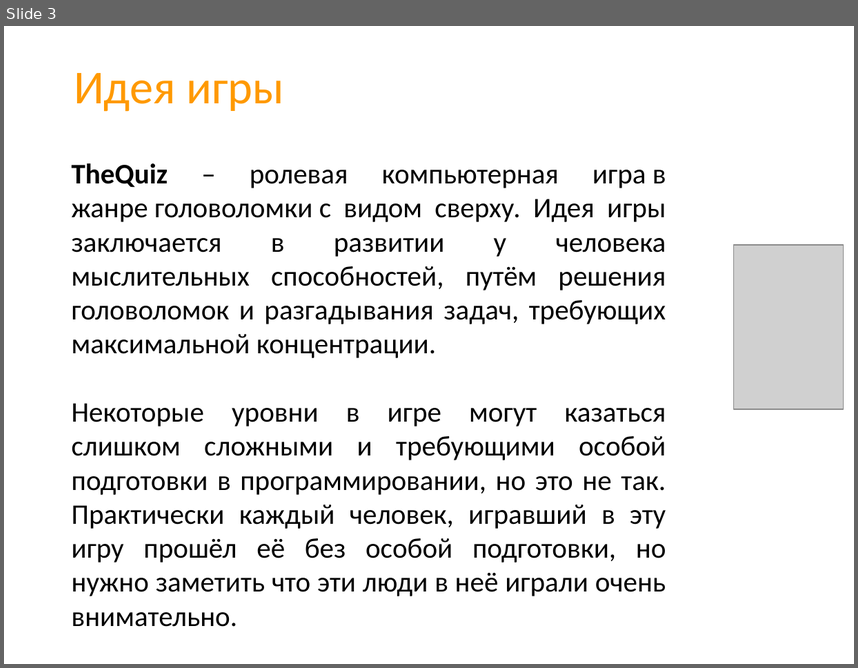
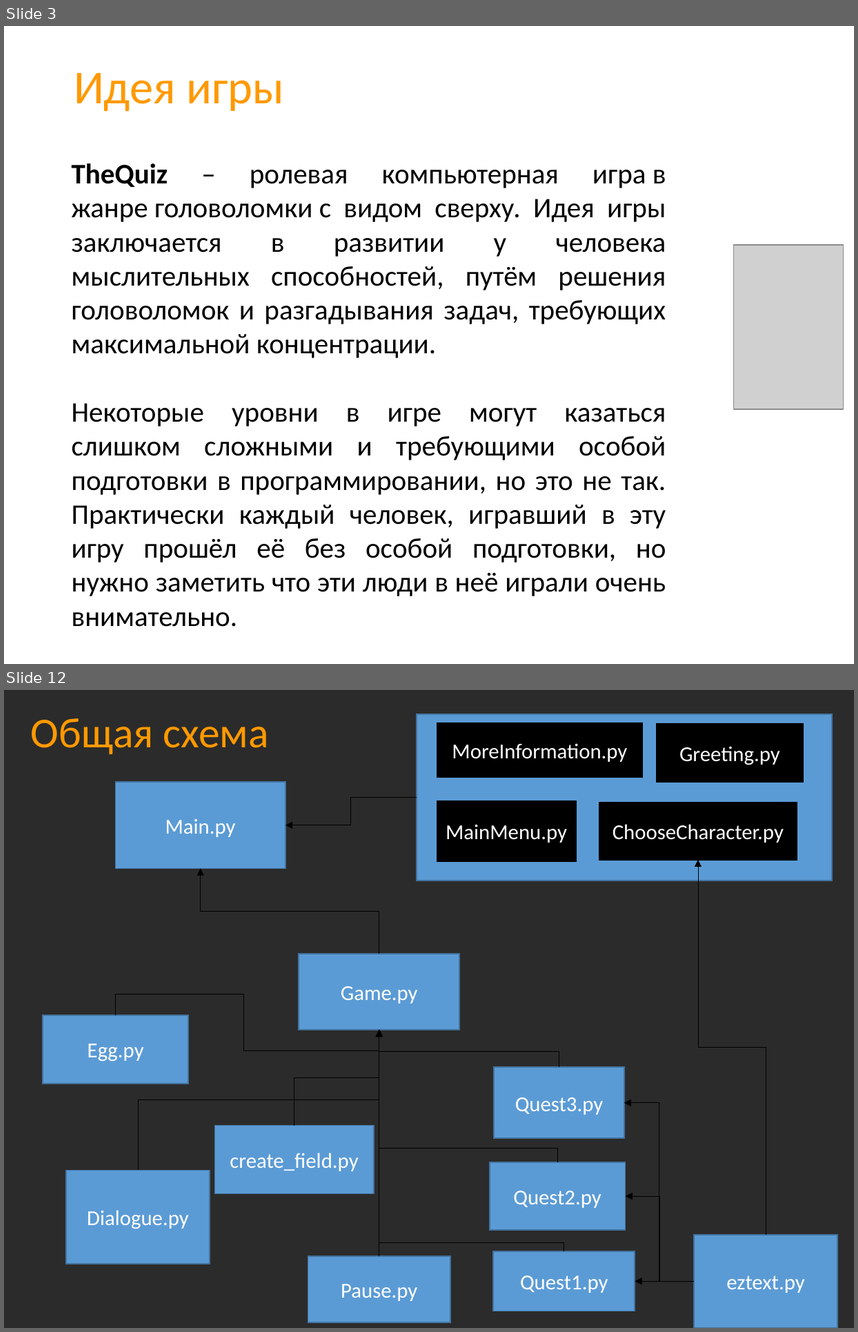
Before and after one commit to CicadaInc/thequiz, a slide deck: presentation.pptx. Shown one above the other, each under a label of ours: slide 3 before the commit, slides 3 and 12 after it; the slides between them are not shown. The pictures are 858x668 and 858x1332 pixels, drawn with LibreOffice and Linux fonts; fonts in the diff are those of the drawing; grey boxes stand for pictures; background and template pictures are left out; a plain dark background stands for a picture behind light text. Boxes give left, top, right and bottom in pixels: in the first picture for what was removed or moved away, otherwise in the second. Text is boxed around its words. In the diff, an @@ line names an element or a change of style, - is before the commit and + after.

```diff
--- a/presentation.pptx
+++ b/presentation.pptx
@@ slide 12 added at [4, 690, 854, 1328], background picture (left out) @@
@@ text added at [31, 718, 269, 754], 36 pt, text #FF9900 @@
+Общая схема
@@ rectangle added at [417, 715, 832, 881], fill #5B9BD5, outline #43739E 1 pt @@
@@ rectangle added at [437, 723, 642, 777], fill #000000, outline #000000 1 pt, 18 pt, text #FFFFFF @@
+MoreInformation.py
@@ rectangle added at [657, 724, 803, 782], fill #000000, outline #000000 1 pt, 18 pt, text #FFFFFF @@
+Greeting.py
@@ rectangle added at [115, 782, 286, 869], fill #5B9BD5, outline #43739E 1 pt, 18 pt, text #FFFFFF @@
+Main.py
@@ elbow arrow added from (417, 797) to (286, 825), #000000 0.5 pt @@
@@ rectangle added at [437, 800, 575, 861], fill #000000, outline #000000 1 pt, 18 pt, text #FFFFFF @@
+MainMenu.py
@@ rectangle added at [599, 802, 797, 859], fill #000000, outline #000000 1 pt, 18 pt, text #FFFFFF @@
+ChooseCharacter.py
@@ elbow arrow added from (379, 954) to (201, 869), #000000 0.5 pt @@
@@ elbow arrow added from (766, 1234) to (699, 860), #000000 0.5 pt @@
@@ rectangle added at [299, 954, 459, 1029], fill #5B9BD5, outline #43739E 1 pt, 18 pt, text #FFFFFF @@
+Game.py
@@ elbow arrow added from (115, 1016) to (379, 1029), #000000 0.5 pt @@
@@ rectangle added at [43, 1016, 188, 1083], fill #5B9BD5, outline #43739E 1 pt, 18 pt, text #FFFFFF @@
+Egg.py
@@ elbow arrow added from (137, 1170) to (379, 1029), #000000 0.5 pt @@
@@ elbow arrow added from (294, 1125) to (379, 1029), #000000 0.5 pt @@
@@ elbow arrow added from (559, 1067) to (379, 1029), #000000 0.5 pt @@
@@ elbow arrow added from (379, 1255) to (379, 1029), #000000 0.5 pt @@
@@ elbow arrow added from (564, 1251) to (379, 1029), #000000 0.5 pt @@
@@ elbow arrow added from (557, 1162) to (379, 1029), #000000 0.5 pt @@
@@ rectangle added at [495, 1067, 624, 1138], fill #5B9BD5, outline #43739E 1 pt, 18 pt, text #FFFFFF @@
+Quest3.py
@@ elbow arrow added from (694, 1281) to (624, 1103), #000000 0.5 pt @@
@@ rectangle added at [215, 1125, 374, 1193], fill #5B9BD5, outline #43739E 1 pt, 18 pt, text #FFFFFF @@
+create_field.py
@@ rectangle added at [489, 1162, 626, 1229], fill #5B9BD5, outline #43739E 1 pt, 18 pt, text #FFFFFF @@
+Quest2.py
@@ rectangle added at [66, 1170, 210, 1264], fill #5B9BD5, outline #43739E 1 pt, 18 pt, text #FFFFFF @@
+Dialogue.py
@@ elbow arrow added from (694, 1281) to (626, 1196), #000000 0.5 pt @@
@@ rectangle added at [694, 1234, 838, 1328], fill #5B9BD5, outline #43739E 1 pt, 18 pt, text #FFFFFF @@
+eztext.py
@@ rectangle added at [308, 1255, 450, 1321], fill #5B9BD5, outline #43739E 1 pt, 18 pt, text #FFFFFF @@
+Pause.py
@@ rectangle added at [494, 1251, 635, 1310], fill #5B9BD5, outline #43739E 1 pt, 18 pt, text #FFFFFF @@
+Quest1.py
@@ elbow arrow added from (694, 1281) to (635, 1281), #000000 0.5 pt @@
```
Also in this commit, not shown: 3 slides changed, 7 other slides added, 2 slides removed, 3 other files.
